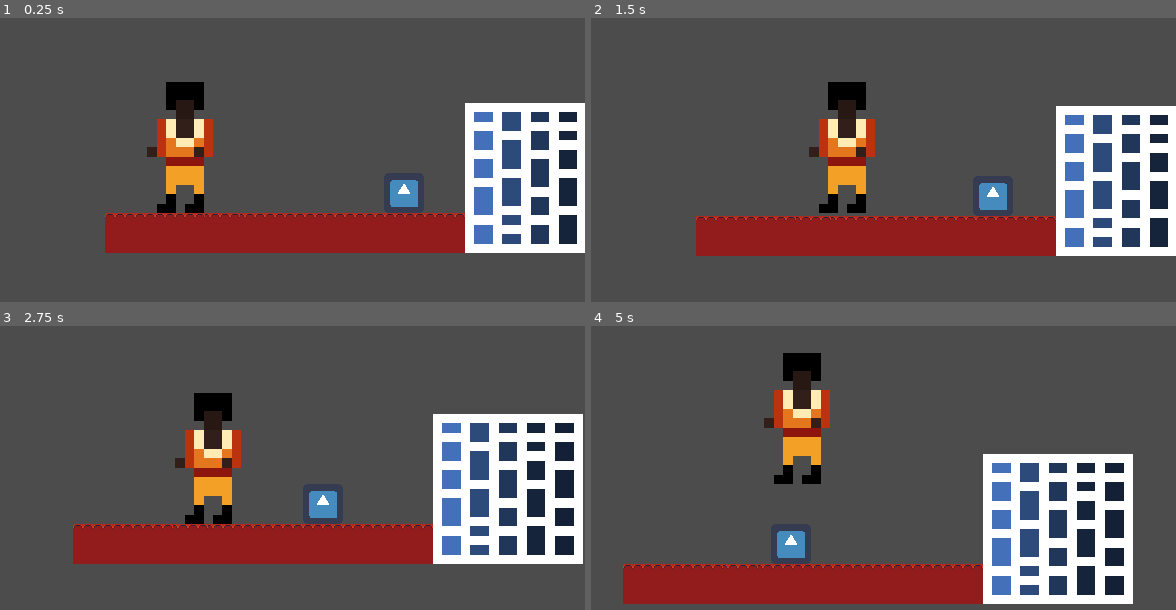
Above: before the commit, frames 1-4 (two rows, left to right).
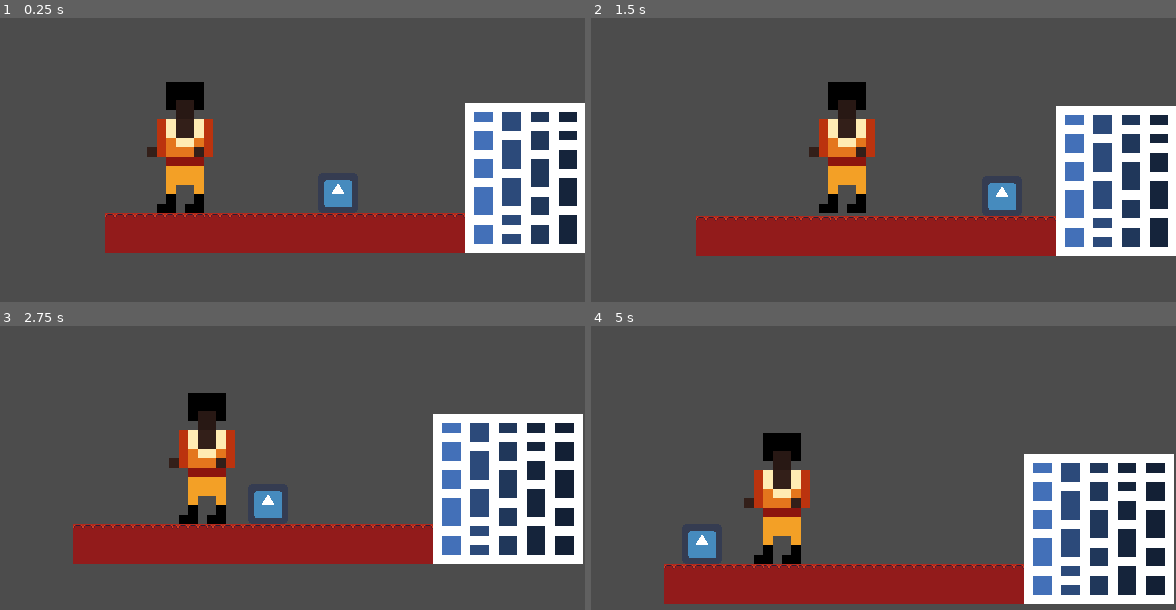
Above: after the commit, the same moments.

Repository: Pikmin4please/Supreme-Disco
Game: Godot game, scene res://World.tscn
Two runs of this game, one before a commit and one after it. Both use one fixed random seed, a clock stepped at 60 frames per second and the inputs below. The engine's default icon, where the game draws it, is replaced by a stand-in: a white triangle on a blue panel in a dark square.
Inputs:
- Up to frame 1 (0.25 s): no input
- Up to frame 2 (1.5 s): hold Right (ui_right) from 0.53 s (still down); tap Up (ui_up) at 0.77 s
- Up to frame 3 (2.75 s): tap Up (ui_up) at 1.52 s; release Right (ui_right) at 2.03 s; hold Left (ui_left) from 2.03 s (still down)
- Up to frame 4 (5 s): release Left (ui_left) at 2.78 s; hold Right (ui_right) 2.78-4.28 s; tap Up (ui_up) at 3.02, 3.77, 4.52 s; hold Left (ui_left) from 4.28 s (still down)

The runs differ from the first frame. In frame 1, 0.9% of the frame differs, in the area x 55-72%, y 57-67%; in frame 2, 0.4%; in frame 3, 2.7%; in frame 4, 22%, in the area x 5-100%, y 9-98%.

Commit message:
Enemy movement behavior finished

Diff:
--- a/Enemy/Enemy.gd
+++ b/Enemy/Enemy.gd
@@ -1,39 +1,29 @@
 extends KinematicBody2D
 
-export (int) var MAX_SPEED = 150
-export (float) var FRICTION = 0.2
-export (float) var acceleration = 0.8
-
-
-#onready var WallLeft = $WallLeft;
+export (int) var EnemySpeed = 3;
 
 var velocity = Vector2.ZERO;
 var dir = true;
 
-
 func _ready():
-	velocity = Vector2(10,0);
-
-
+	velocity = Vector2(EnemySpeed,0);
 
 
 # This function is to be called when the enemy reaches one of its boundaries and is required to change direction of moving.
 func ChangeDir():
 	dir = !dir;
 	if(dir):
-		velocity = Vector2(1,0);
+		velocity = Vector2(EnemySpeed,0);
 	else:
-		velocity = Vector2(-1,0);
+		velocity = Vector2(-EnemySpeed,0);
 
 func _physics_process(delta):
 
-	var collision = move_and_collide(velocity,true,false); # Moves the enemy body to the right (by defualt) untill a colission is detected
+	# Moves the enemy body to the right (by defualt) untill a colission is detected (returns null if none is detected)
+	var collision = move_and_collide(velocity,true,false);
 
 	if (collision):
 		var collider = collision.get_collider();
-		var collider_type = collider.collision_mask;
-		print(collider_type)
-		if(collider_type == 28):
+		var collider_type = collider.collision_layer;
+		if(collider_type == 1):
 			ChangeDir();
-
-	#velocity.x = lerp(velocity.x, MAX_SPEED,acceleration);
--- a/Enemy/enemy.tscn
+++ b/Enemy/enemy.tscn
@@ -16,17 +16,3 @@
 
 [node name="Collision" type="CollisionShape2D" parent="."]
 shape = SubResource( 1 )
-
-[node name="WallLeft" type="RayCast2D" parent="."]
-rotation = 1.5708
-cast_to = Vector2( 0, 30 )
-
-[node name="WallRight" type="RayCast2D" parent="."]
-rotation = -1.5708
-cast_to = Vector2( 0, 30 )
-
-[node name="FloorRight" type="RayCast2D" parent="."]
-position = Vector2( 20, 0 )
-
-[node name="FloorLeft" type="RayCast2D" parent="."]
-position = Vector2( -20, 0 )
